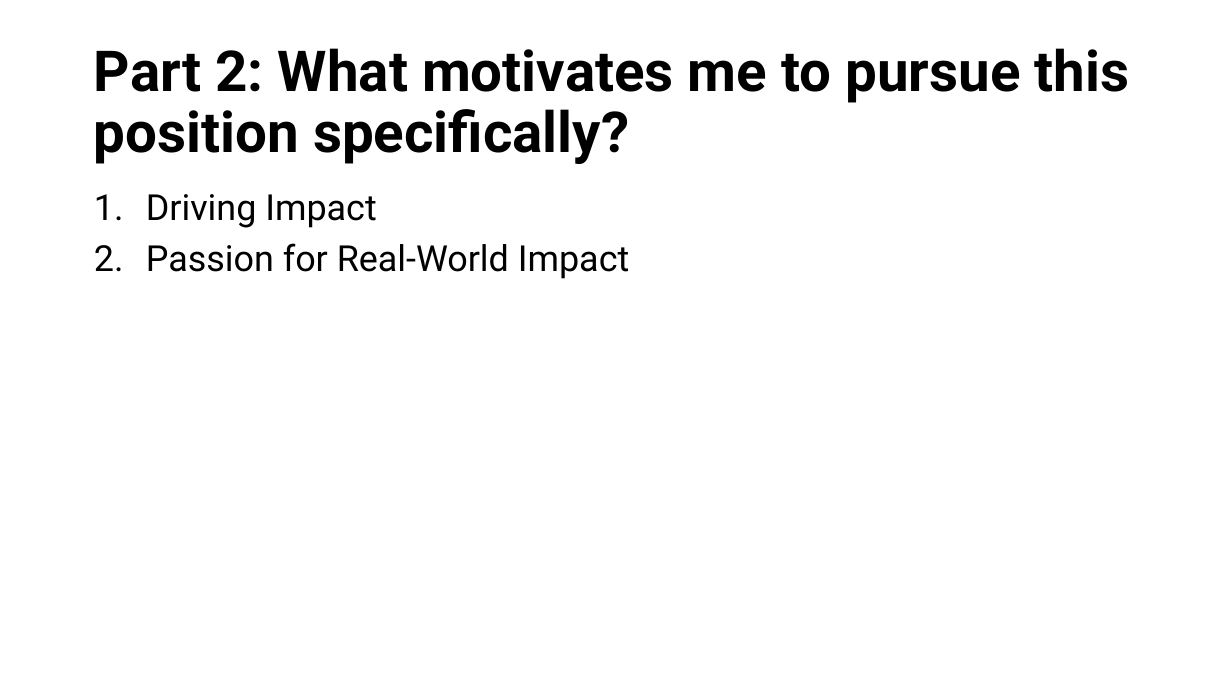
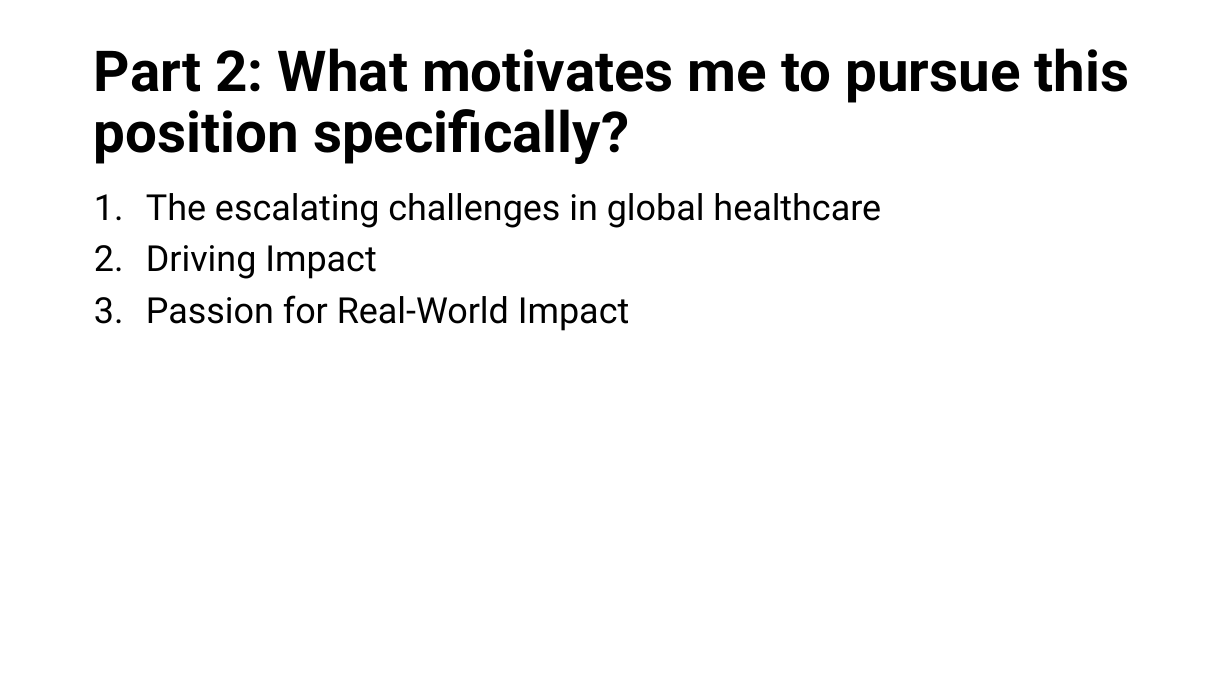
Before and after one commit to HeiderJeffer/Modeling-for-Societal-Complexity-in-Healthcare, a slide deck: slide 9 of Background and motivation.pptx. Drawn at 1232x693 pixels with LibreOffice and Linux fonts; fonts in the diff are those of the drawing. Boxes give left, top, right and bottom in pixels: in the first picture for what was removed or moved away, otherwise in the second. Text is boxed around its words. In the diff, an @@ line names an element or a change of style, - is before the commit and + after.

```diff
--- a/Background and motivation.pptx
+++ b/Background and motivation.pptx
@@ text at box(146, 193, 881, 228): paragraph added @@
+1. The escalating challenges in global healthcare
```
Also in this commit, not shown: 3 other slides changed, 3 slides added, 1 slide removed.
